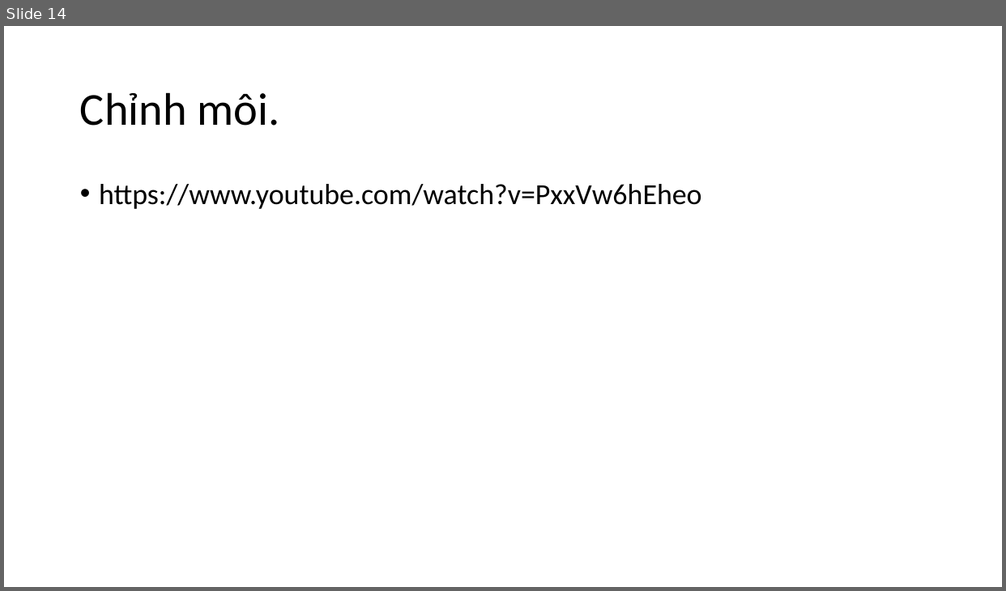
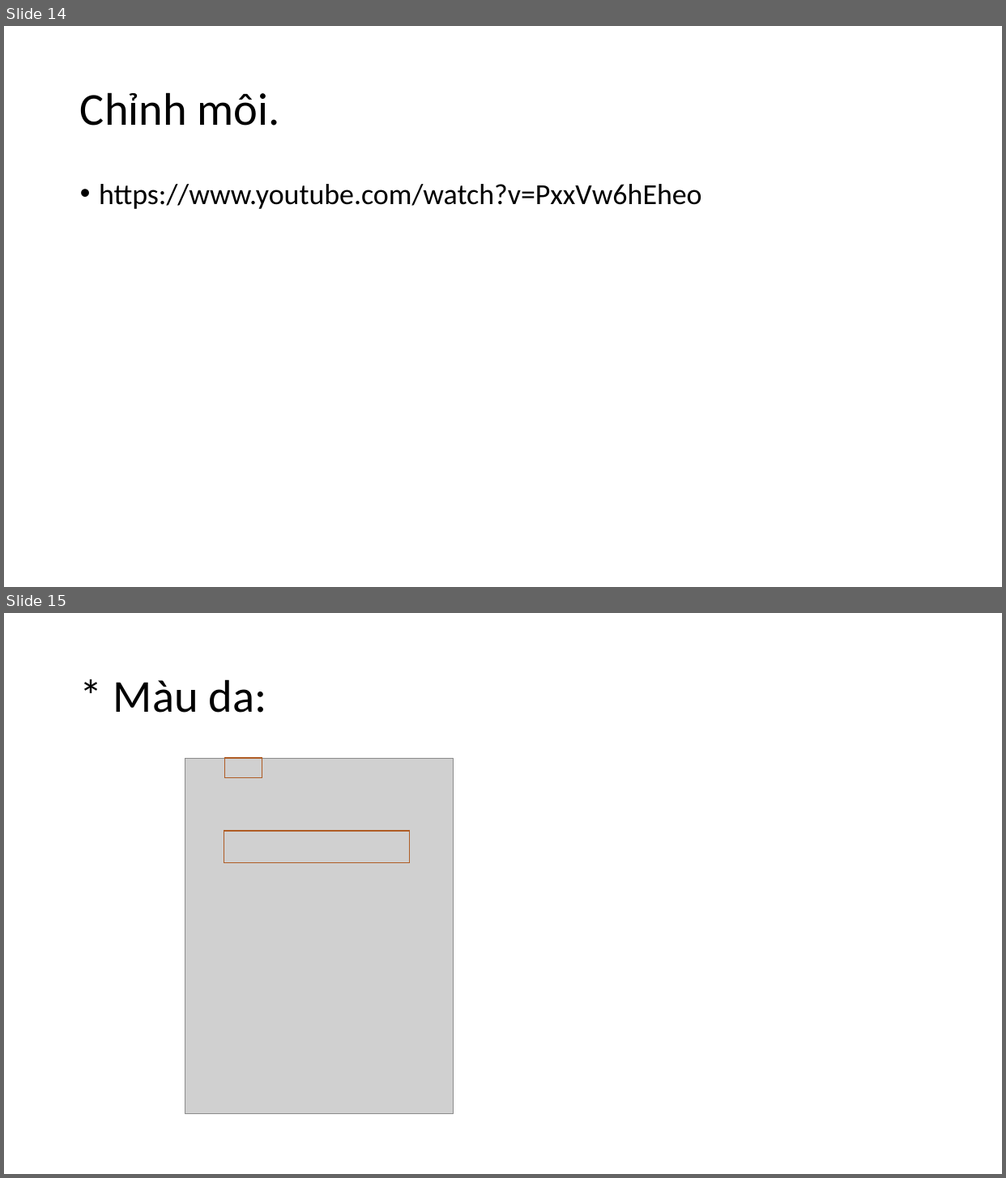
Before and after one commit to DangVanDoan05/photoshop, a slide deck: Điều chỉnh da mặt.pptx. Shown one above the other, each under a label of ours: slide 14 before the commit, slides 14 and 15 after it. The pictures are 1006x591 and 1006x1178 pixels, drawn with LibreOffice and Linux fonts; fonts in the diff are those of the drawing; grey boxes stand for pictures. Boxes give left, top, right and bottom in pixels: in the first picture for what was removed or moved away, otherwise in the second. Text is boxed around its words. In the diff, an @@ line names an element or a change of style, - is before the commit and + after.

```diff
--- a/Điều chỉnh da mặt.pptx
+++ b/Điều chỉnh da mặt.pptx
@@ slide 15 added at box(4, 613, 1002, 1174), background #FFFFFF @@
@@ title added at box(113, 679, 267, 713), 44 pt, text #000000 @@
+* Màu da:
@@ picture added at box(185, 758, 454, 1114) @@
@@ rectangle added at box(225, 758, 262, 778), outline #AF5C24 1 pt @@
@@ rectangle added at box(224, 831, 410, 863), outline #AF5C24 1 pt @@
```
Also in this commit, not shown: 1 slide removed.
